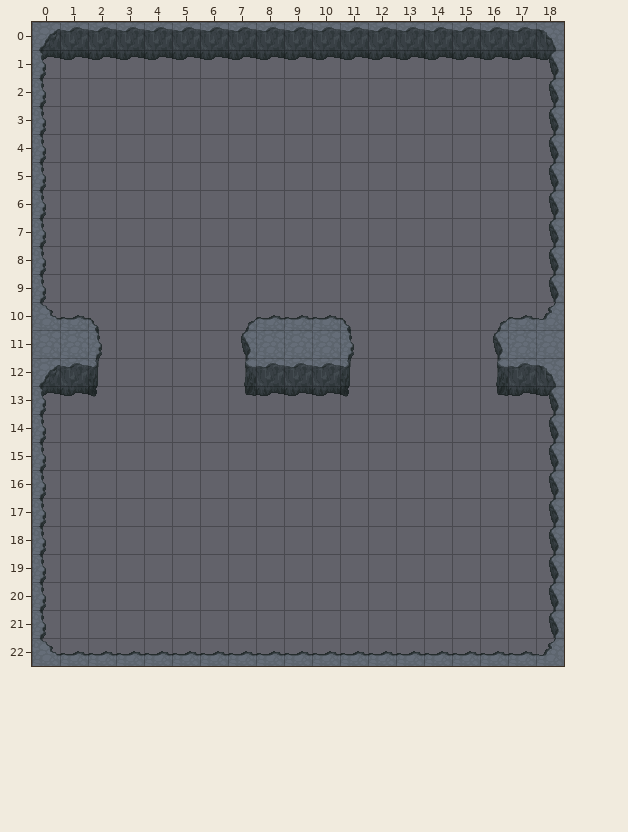
Tiled map: tiled/level.tmx. Above, as it was before the edit.
Cells are 32x32 px. Shown: x 0..18, y 0..22.
And afterwards:
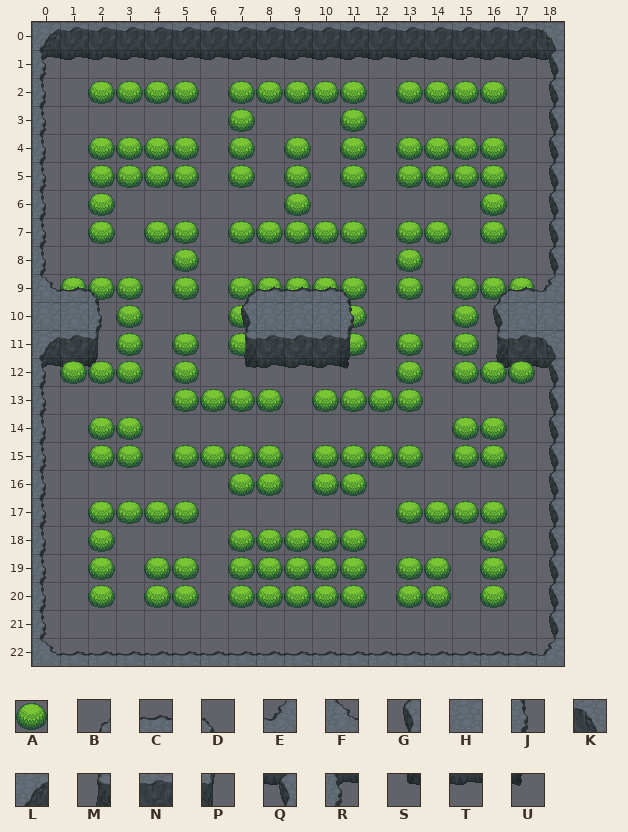
Key: from "bush": A 0; from "rocks": B 5, C 6, D 7, E 8, F 9, G 17, H 18, J 19, K 20, L 21, M 29, N 30, P 31, Q 44, R 45, S 53, T 54, U 55.
_ is an empty cell, . an unchanged one.
Tiles of an added or newly shown layer are drawn over the layers below it.
Change:
--- layer "bush bottom" (added)
@@ x 1..17 @@
- 9 __...._____...___
-10 ......_..._......
-11 ...._._..._._....
-12 ...._......._....
+ 9 AA....AAAAA...AAA
+10 ......A...A......
+11 ....A.A...A.A....
+12 ....A.......A....
--- layer "rocks"
@@ x 0..18 @@
- 9 J__...._____....__G
-10 FCD....BCCCD....BCE
-11 HHJ....GHHHJ....GHH
-12 LNP....MNNNP....MNK
-13 R.................Q
+ 9 FCD....BCCCD....BCE
+10 HHJ....GHHHJ....GHH
+11 LNP....MNNNP....MNK
+12 R__...._____....__Q
+13 J.................G
--- layer "rocks no collision"
@@ x 1..17 @@
-12 __...._____....__
-13 TU....STTTU....ST
+12 TU....STTTU....ST
+13 __...._____....__
--- layer "bushes" (added)
@@ x 1..17 @@
- 2 .____._____.____.
- 3 ......_..._......
- 4 .____._._._.____.
- 5 .____._._._.____.
- 6 ._......_......_.
- 7 ._.__._____.__._.
- 8 ...._......._....
- 9 .._._......._....
-10 .._..........._..
-11 .._..........._..
-12 ___...........___
-13 ....____.____....
-14 .__...........__.
-15 .__.____.____.__.
-16 ......__.__......
-17 .____.......____.
-18 ._...._____...._.
-19 ._.__._____.__._.
-20 ._.__._____.__._.
+ 2 .AAAA.AAAAA.AAAA.
+ 3 ......A...A......
+ 4 .AAAA.A.A.A.AAAA.
+ 5 .AAAA.A.A.A.AAAA.
+ 6 .A......A......A.
+ 7 .A.AA.AAAAA.AA.A.
+ 8 ....A.......A....
+ 9 ..A.A.......A....
+10 ..A...........A..
+11 ..A...........A..
+12 AAA...........AAA
+13 ....AAAA.AAAA....
+14 .AA...........AA.
+15 .AA.AAAA.AAAA.AA.
+16 ......AA.AA......
+17 .AAAA.......AAAA.
+18 .A....AAAAA....A.
+19 .A.AA.AAAAA.AA.A.
+20 .A.AA.AAAAA.AA.A.
